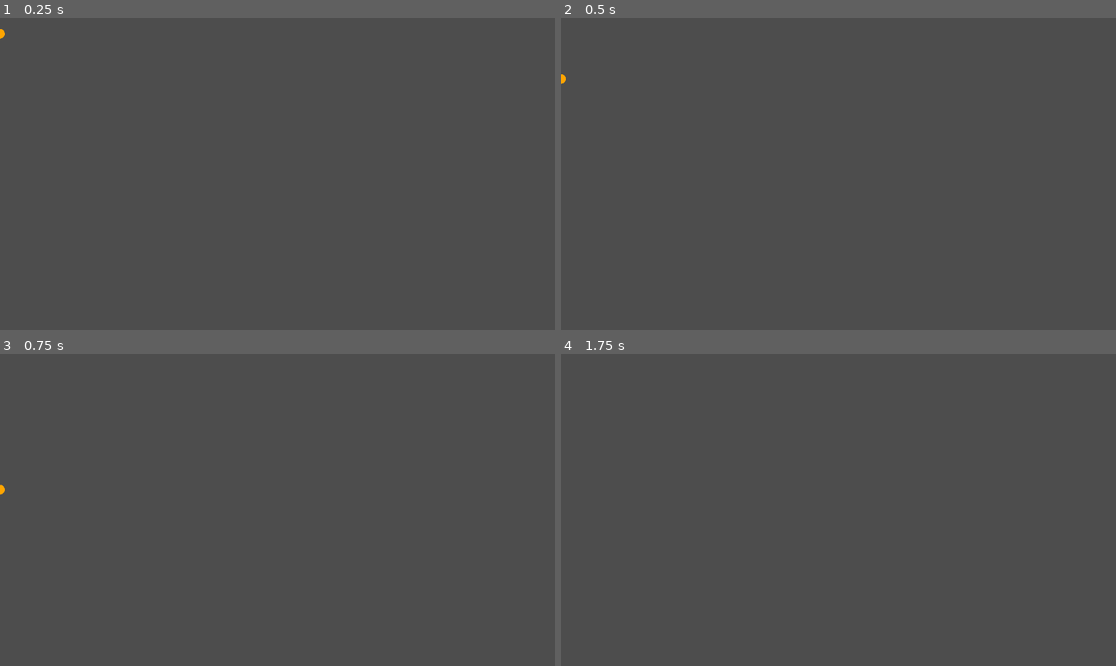
Above: before the commit, frames 1-4 (two rows, left to right).
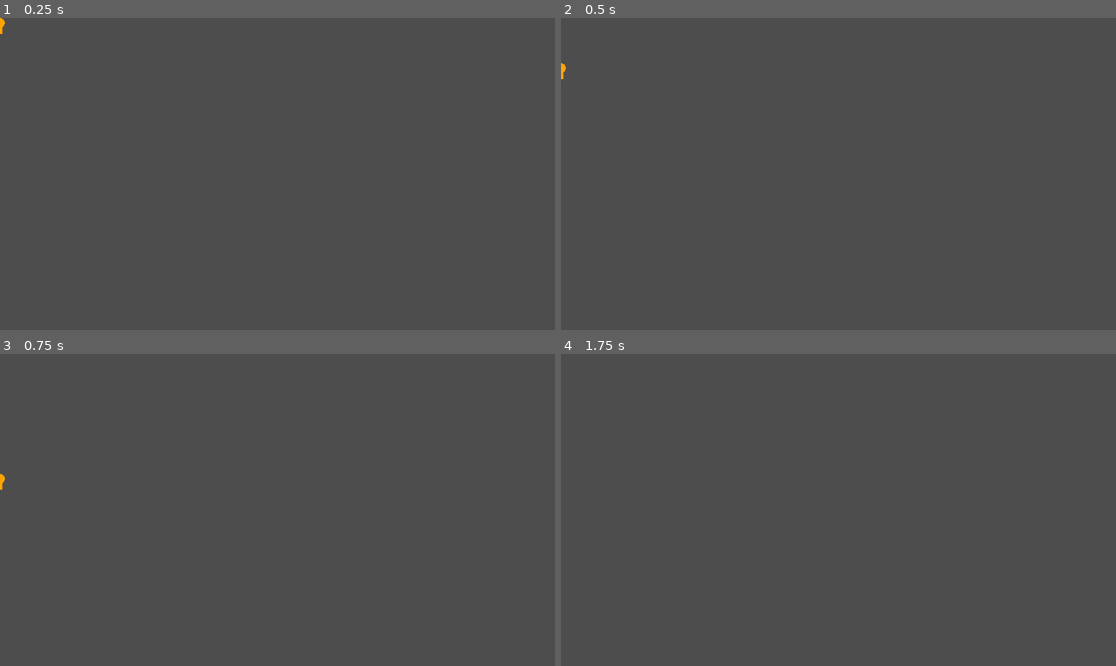
Above: after the commit, the same moments.

Repository: the-g-force/GGJ24
Game: Godot game, scene res://player/player.tscn
Two runs of this game, one before a commit and one after it. Both use one fixed random seed, a clock stepped at 60 frames per second and the inputs below. This scene is started directly instead of the project's main scene.
Inputs:
- Up to frame 1 (0.25 s): no input
- Up to frame 2 (0.5 s): no input
- Up to frame 3 (0.75 s): tap Enter at 0.5 s
- Up to frame 4 (1.75 s): tap Space at 1.25 s

The runs differ from the first frame. In frame 1, less than 0.1% of the frame differs, in the area x 0-1%, y 0-7%; in frame 2, less than 0.1%; in frame 3, less than 0.1%, in the area x 0-1%, y 38-46%; in frame 4, nothing differs.

Commit message:
Make player vaguely player-shaped

Diff:
--- a/project/player/player.gd
+++ b/project/player/player.gd
@@ -13,10 +13,10 @@
 var _x_facing := 1
 
 @onready var _shoot_cooldown_timer : Timer = $ShootCooldownTimer
+@onready var _mouth : Node2D = $Mouth
 
 
 func _physics_process(delta):
-	# just the default script with joy actions instead of the ui_* actions
 	if not is_on_floor():
 		velocity.y += gravity * delta
 
@@ -42,7 +42,7 @@
 
 	var nut := preload("res://player/nut/nut.tscn").instantiate()
 	add_sibling(nut)
-	nut.global_position = global_position
+	nut.global_position = _mouth.global_position
 	nut.apply_central_impulse(Vector2(_x_facing, 0).rotated(-PI/8 * _x_facing) * 500)
 
 	_shoot_cooldown_timer.start(shoot_cooldown_time)
@@ -51,4 +51,5 @@
 
 
 func _draw()->void:
-	draw_circle(Vector2.ZERO, 10, Color.ORANGE)
+	draw_circle(Vector2(0, -22.5), 10, Color.ORANGE)
+	draw_rect(Rect2(Vector2(-5, -22.5), Vector2(10, 22.5)), Color.ORANGE)
--- a/project/player/player.tscn
+++ b/project/player/player.tscn
@@ -2,12 +2,17 @@
 
 [ext_resource type="Script" path="res://player/player.gd" id="1_fs2d3"]
 
-[sub_resource type="CircleShape2D" id="CircleShape2D_1apn7"]
+[sub_resource type="CapsuleShape2D" id="CapsuleShape2D_fywf3"]
 
 [node name="Player" type="CharacterBody2D"]
 script = ExtResource("1_fs2d3")
 
 [node name="CollisionShape2D" type="CollisionShape2D" parent="."]
-shape = SubResource("CircleShape2D_1apn7")
+position = Vector2(0, -15)
+shape = SubResource("CapsuleShape2D_fywf3")
 
 [node name="ShootCooldownTimer" type="Timer" parent="."]
+one_shot = true
+
+[node name="Mouth" type="Node2D" parent="."]
+position = Vector2(0, -25)
--- a/project/world/world.gd
+++ b/project/world/world.gd
@@ -15,5 +15,3 @@
 	var player := preload("res://player/player.tscn").instantiate()
 	add_child(player)
 	player.id = id
-
-	print("player ", id, " added")
